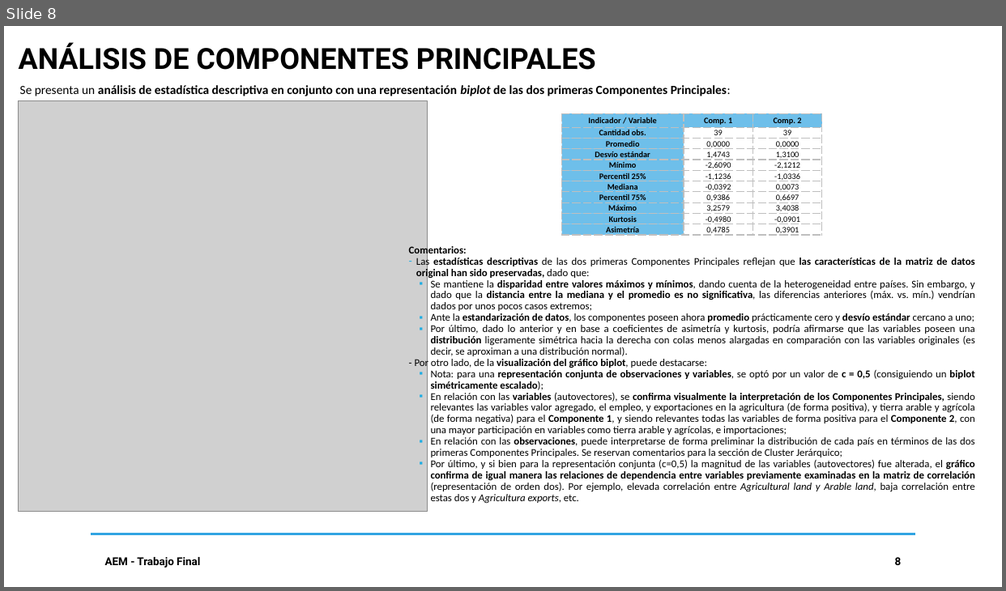
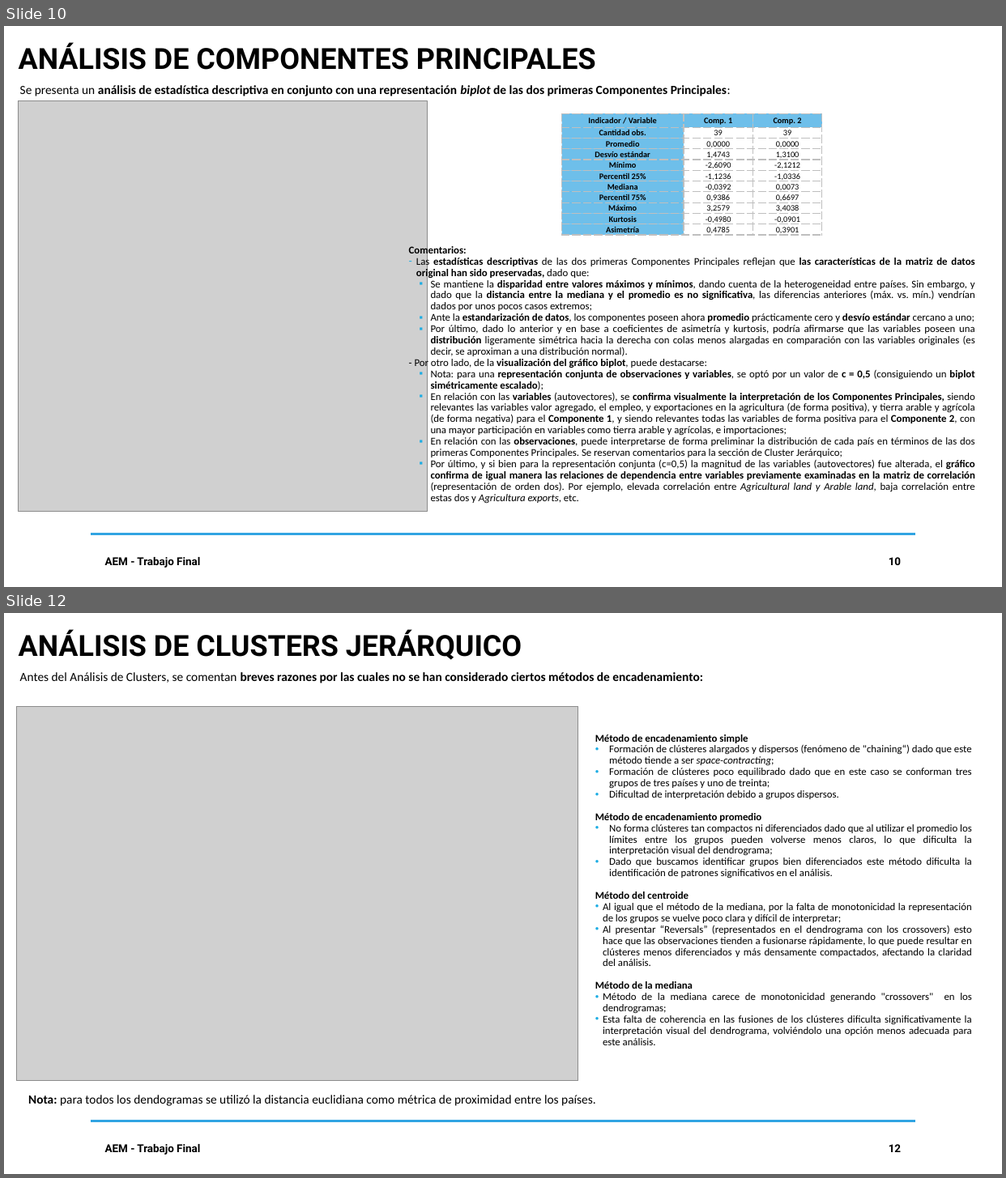
Before and after one commit to DavidGuzzi/MECMT04, a slide deck: AEM PPT 20240930.pptx. Shown one above the other, each under a label of ours: slide 8 before the commit, slides 10 and 12 after it; the slides between them are not shown. The pictures are 1006x591 and 1006x1178 pixels, drawn with LibreOffice and Linux fonts; fonts in the diff are those of the drawing; grey boxes stand for pictures. Boxes give left, top, right and bottom in pixels: in the first picture for what was removed or moved away, otherwise in the second. Text is boxed around its words. In the diff, an @@ line names an element or a change of style, - is before the commit and + after.

```diff
--- a/AEM PPT 20240930.pptx
+++ b/AEM PPT 20240930.pptx
@@ slide 12 added at (4, 613, 1002, 1174), background #FFFFFF @@
@@ text added at (19, 629, 522, 660), 28 pt, text #000000, bold @@
+ANÁLISIS DE CLUSTERS JERÁRQUICO
@@ text added at (20, 672, 703, 683), 12 pt, text #000000, bold @@
+Antes del Análisis de Clusters, se comentan breves razones por las cuales no se han considerado ciertos métodos de encadenamiento:
@@ picture added at (16, 707, 578, 1082) @@
@@ text added at (595, 735, 972, 1046), 10 pt, text #000000 @@
+Método de encadenamiento simple
+• Formación de clústeres alargados y dispersos (fenómeno de "chaining“) dado que este método tiende a ser space-contracting;
+• Formación de clústeres poco equilibrado dado que en este caso se conforman tres grupos de tres países y uno de treinta;
+• Dificultad de interpretación debido a grupos dispersos.
+Método de encadenamiento promedio
+• No forma clústeres tan compactos ni diferenciados dado que al utilizar el promedio los límites entre los grupos pueden volverse menos claros, lo que dificulta la interpretación visual del dendrograma;
+• Dado que buscamos identificar grupos bien diferenciados este método dificulta la identificación de patrones significativos en el análisis.
+Método del centroide
+• Al igual que el método de la mediana, por la falta de monotonicidad la representación de los grupos se vuelve poco clara y difícil de interpretar;
+• Al presentar “Reversals” (representados en el dendrograma con los crossovers) esto hace que las observaciones tienden a fusionarse rápidamente, lo que puede resultar en clústeres menos diferenciados y más densamente compactados, afectando la claridad del análisis.
+Método de la mediana
+• Método de la mediana carece de monotonicidad generando "crossovers" en los dendrogramas;
+• Esta falta de coherencia en las fusiones de los clústeres dificulta significativamente la interpretación visual del dendrograma, volviéndolo una opción menos adecuada para este análisis.
@@ text added at (28, 1095, 596, 1106), 12 pt, text #000000 @@
+Nota: para todos los dendogramas se utilizó la distancia euclidiana como métrica de proximidad entre los países.
@@ line added from (90, 1122) to (916, 1122), #31A4E2 2 pt @@
@@ text added at (105, 1144, 200, 1155), 10.5 pt, text #000000, bold @@
+AEM - Trabajo Final
@@ page number added at (889, 1144, 901, 1152), 10.5 pt, text #000000, bold @@
+12
@@ what was slide 8 is now slide 10 @@
@@ page number at (889, 557, 901, 565): text changed @@
-8
+10
```
Also in this commit, not shown: 10 slides changed, 5 other slides added, 1 slide removed, 4 other files.
